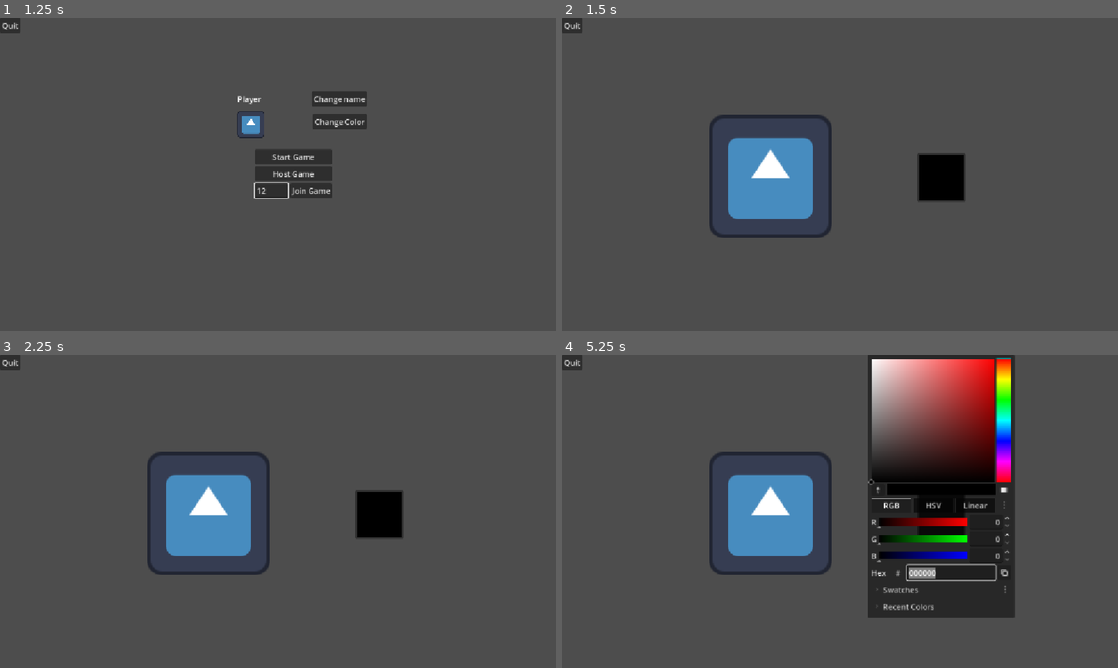
Above: before the commit, frames 1-4 (two rows, left to right).
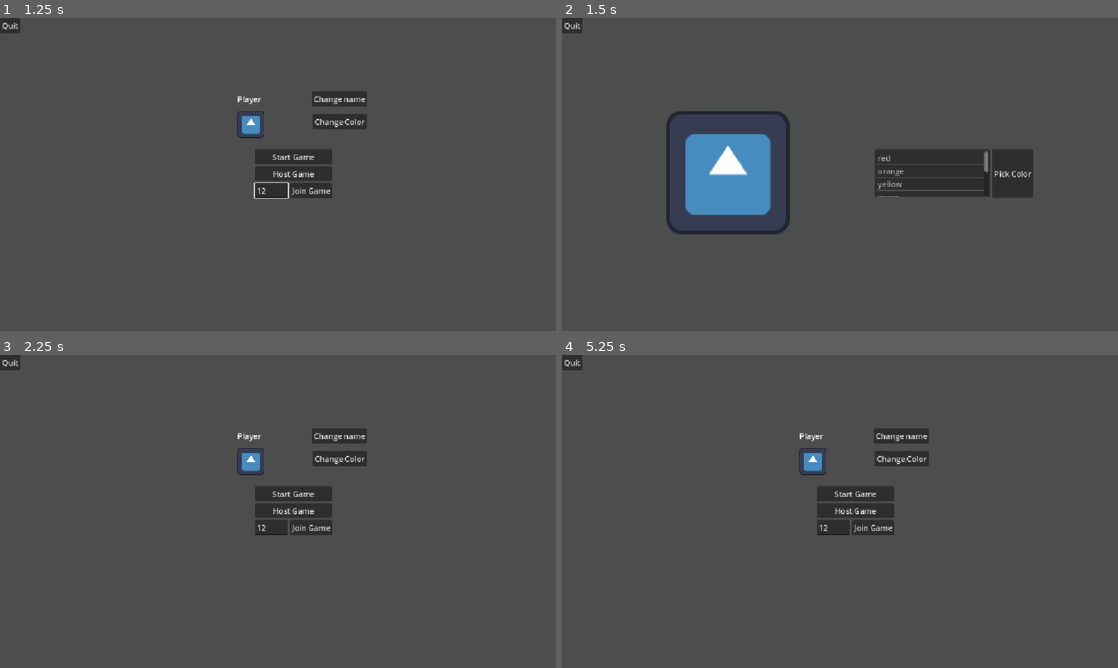
Above: after the commit, the same moments.

Repository: Surinalive/restaurant-management-game
Game: Godot game, scene res://scenes/main_menu.tscn
The game is run twice, just before and just after one commit, with the same random seed, the same clock (stepped at 60 frames per second) and the same inputs. The engine's default icon, where the game draws it, is replaced by a stand-in: a white triangle on a blue panel in a dark square.
Inputs (mouse positions are in pixels of both pictures, inside the frame that each line leads up to):
- Up to frame 1 (1.25 s): click (272, 190) at 0.52 s; type "12" at 0.6 s
- Up to frame 2 (1.5 s): click "Change Color" at 1.25 s
- Up to frame 3 (2.25 s): click (450, 511) at 2 s, where only the run after the commit has a clickable "Pick Color"
- Up to frame 4 (5.25 s): click (856, 492) at 2.75 s, where only the run after the commit has a clickable "Start Game"; click (856, 492) at 3.5 s, where only the run after the commit has a clickable "Start Game"; click (901, 436) at 4.25 s, where only the run after the commit has a clickable "Change name"; click (934, 508) at 5 s, where only the run after the commit has a clickable "Done"

Frame 1 is identical in both runs. In frame 2, 10% of the frame differs, in the area x 18-85%, y 29-71%; in frame 3, 9.0%; in frame 4, 27%, in the area x 26-82%, y 0-84%.

Commit message:
Players can now only pick from a set subset of colors

Diff:
--- a/new-game-project/scenes/main_menu.tscn
+++ b/new-game-project/scenes/main_menu.tscn
@@ -64,21 +64,24 @@
 [node name="ColorPickerContainer" type="HBoxContainer" parent="." unique_id=2056799069]
 visible = false
 layout_mode = 0
-offset_left = 736.0
-offset_top = 280.0
-offset_right = 836.0
-offset_bottom = 380.0
+offset_left = 648.0
+offset_top = 272.0
+offset_right = 976.0
+offset_bottom = 372.0
 
 [node name="Sprite2D" type="Sprite2D" parent="ColorPickerContainer" unique_id=1887037210]
 position = Vector2(-304, 48.000015)
 scale = Vector2(2.0000002, 2.0000002)
 texture = ExtResource("2_ekxnf")
 
-[node name="ColorPicker" type="ColorPickerButton" parent="ColorPickerContainer" unique_id=605256200]
-custom_minimum_size = Vector2(100, 100)
+[node name="ColorList" type="ItemList" parent="ColorPickerContainer" unique_id=1906576249]
 layout_mode = 2
-edit_alpha = false
-edit_intensity = false
+size_flags_horizontal = 3
+theme_override_constants/line_separation = 4
+
+[node name="ColorPickedButton" type="Button" parent="ColorPickerContainer" unique_id=1823299482]
+layout_mode = 2
+text = "Pick Color"
 
 [node name="StartHostContainer" type="VBoxContainer" parent="." unique_id=1545179143]
 layout_mode = 0
@@ -137,7 +140,7 @@
 [connection signal="pressed" from="PlayerInfoContainer/PlayerIconContainer/ChangeColor" to="." method="_on_change_color_pressed"]
 [connection signal="text_changed" from="NameChangeContainer/NameText" to="." method="_on_text_edit_text_changed"]
 [connection signal="pressed" from="NameChangeContainer/Done" to="." method="_on_done_pressed"]
-[connection signal="color_changed" from="ColorPickerContainer/ColorPicker" to="." method="_on_color_picker_color_changed"]
-[connection signal="popup_closed" from="ColorPickerContainer/ColorPicker" to="." method="_on_color_picker_popup_closed"]
+[connection signal="item_selected" from="ColorPickerContainer/ColorList" to="." method="_on_color_list_item_selected"]
+[connection signal="pressed" from="ColorPickerContainer/ColorPickedButton" to="." method="_on_color_picked_button_pressed"]
 [connection signal="pressed" from="Back" to="." method="_on_back_pressed"]
 [connection signal="pressed" from="Quit" to="." method="_on_quit_pressed"]
--- a/new-game-project/scripts/main.gd
+++ b/new-game-project/scripts/main.gd
@@ -14,7 +14,9 @@
 @onready var change_color_button: Button = $PlayerInfoContainer/PlayerIconContainer/ChangeColor
 @onready var color_picker_container: HBoxContainer = $ColorPickerContainer
 @onready var color_sprite: Sprite2D = $ColorPickerContainer/Sprite2D
-@onready var color_picker: ColorPickerButton = $ColorPickerContainer/ColorPicker
+
+@onready var color_list: ItemList = $ColorPickerContainer/ColorList
+@onready var color_picked_button: Button = $ColorPickerContainer/ColorPickedButton
 @onready var start_host_container: VBoxContainer = $StartHostContainer
 @onready var start_button: Button = $StartHostContainer/Start
 @onready var host_button: Button = $StartHostContainer/Host
@@ -25,6 +27,14 @@
 @onready var quit_button: Button = $Quit
 @onready var player_list: ItemList = $PlayerList
 
+@onready var color_dictionary = {red = Color.RED,
+								orange = Color.ORANGE,
+								yellow = Color.YELLOW,
+								green = Color.GREEN,
+								blue = Color.BLUE,
+								purple = Color.PURPLE,
+								white = Color.WHITE,
+								black = Color.BLACK }
 
 # Called when the node enters the scene tree for the first time.
 func _ready() -> void:
@@ -38,6 +48,7 @@
 	NetworkManager.server_disconnected.connect(_on_server_disconnected);
 	NetworkManager.player_info_updated.connect(_player_info_updated)
 	back_button.visible = false;
+
 
 
 @rpc("authority", "call_local", "reliable")
@@ -126,17 +137,21 @@
 func _on_server_disconnected() -> void:
 	main_menu_reset()
 
-func _on_color_picker_color_changed(color: Color) -> void:
-	sprite.modulate = color;
-	color_sprite.modulate = color;
-	NetworkManager.set_player_color(color);
-
 func _on_change_color_pressed() -> void:
 	player_info_container.visible = false;
 	color_picker_container.visible  = true;
 	start_host_container.visible = false;
+	for color in color_dictionary :
+		color_list.add_item(color)
 
-func _on_color_picker_popup_closed() -> void:
+func _on_color_list_item_selected(index: int) -> void:
+	var color = color_dictionary[color_list.get_item_text(index)];
+	sprite.modulate = color;
+	color_sprite.modulate = color
+	NetworkManager.set_player_color(color);
+
+
+func _on_color_picked_button_pressed() -> void:
 	player_info_container.visible = true;
 	color_picker_container.visible  = false;
 	start_host_container.visible = true;
